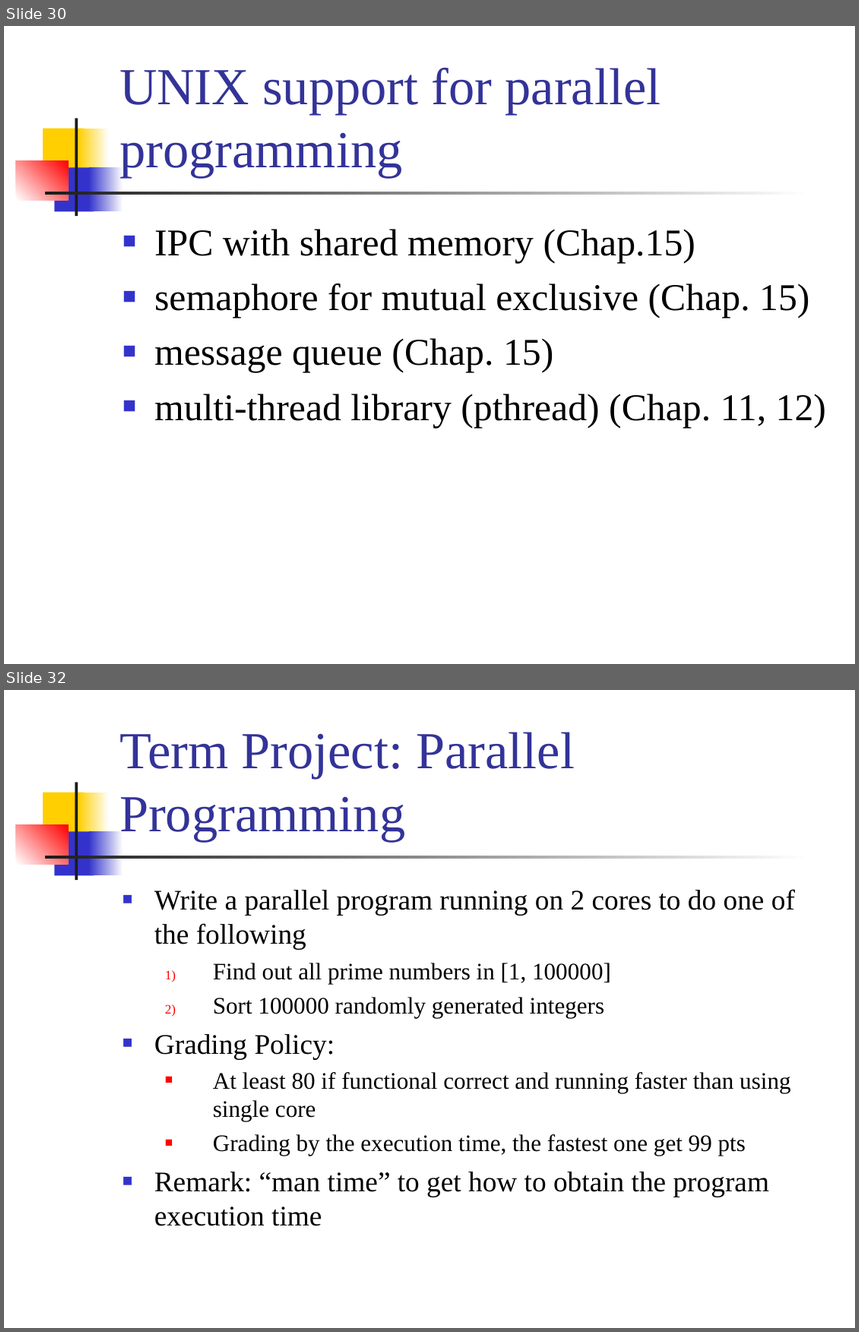
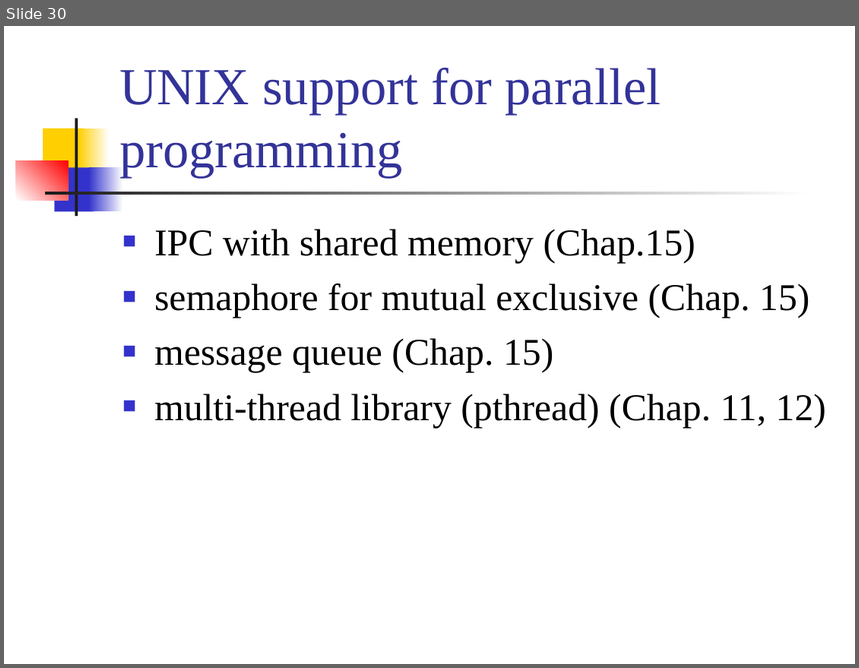
Before and after one commit to CGUSystemCourses/Unix-2015, a slide deck: Lectures/lec10-parallel_prog/lec10-parallel_prog.ppt. Shown one above the other, each under a label of ours: slides 30 and 32 before the commit, slide 30 after it; the slides between them are not shown. The pictures are 859x1332 and 859x668 pixels, drawn with LibreOffice and Linux fonts; fonts in the diff are those of the drawing. Boxes give left, top, right and bottom in pixels: in the first picture for what was removed or moved away, otherwise in the second. Text is boxed around its words. In the diff, an @@ line names an element or a change of style, - is before the commit and + after.

```diff
--- a/Lectures/lec10-parallel_prog/lec10-parallel_prog.ppt
+++ b/Lectures/lec10-parallel_prog/lec10-parallel_prog.ppt
@@ slide 32 removed at <box>4,690,855,1328</box>, background #FFFFFF; not listed: 7 template elements that a slide beside it also shows @@
@@ title removed at <box>120,732,575,841</box> @@
-Term Project: Parallel Programming
@@ text removed at <box>154,889,795,1227</box> @@
-■ Write a parallel program running on 2 cores to do one of the following
-  1) Find out all prime numbers in [1, 100000]
-  2) Sort 100000 randomly generated integers
-■ Grading Policy:
-  ■ At least 80 if functional correct and running faster than using single core
-  ■ Grading by the execution time, the fastest one get 99 pts
-■ Remark: “man time” to get how to obtain the program execution time
```
Also in this commit, not shown: 1 slide changed, 1 slide added, 2 other slides removed.
